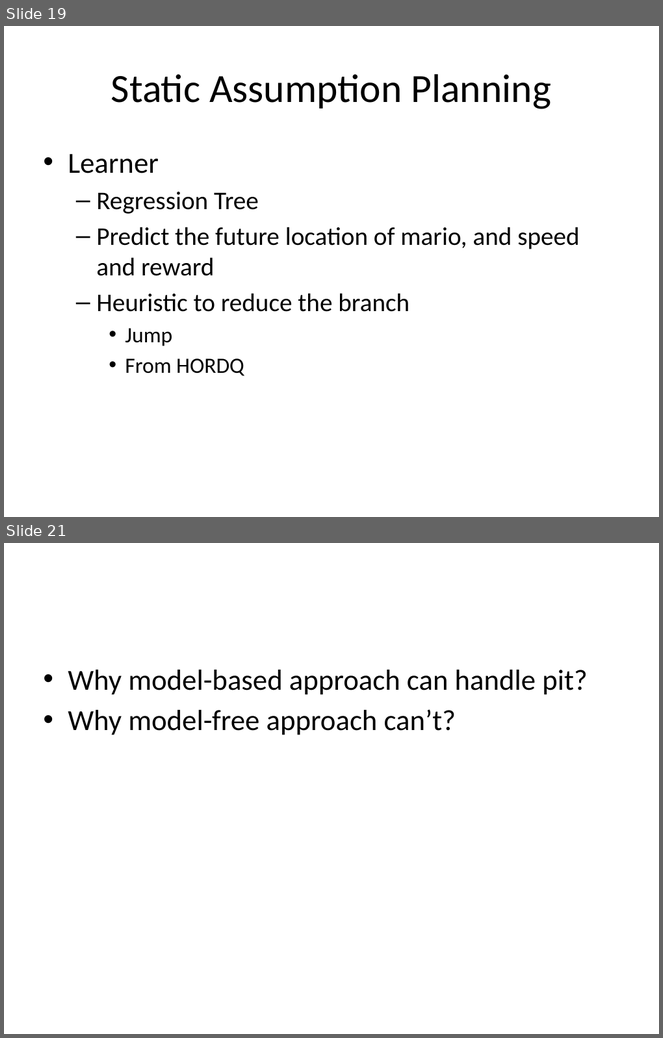
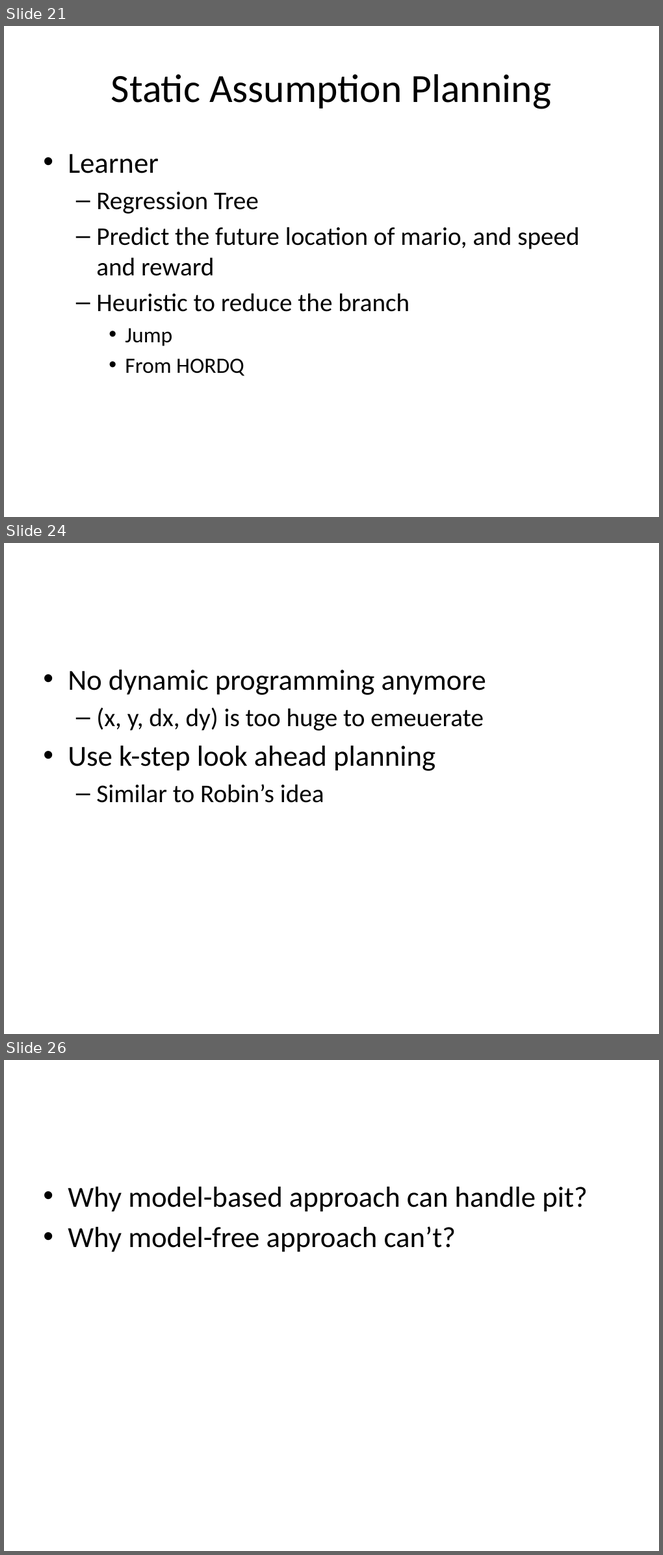
Before and after one commit to lono175/Thesis, a slide deck: OptimalPlanning.pptx. Shown one above the other, each under a label of ours: slides 19 and 21 before the commit, slides 21, 24 and 26 after it; the slides between them are not shown. The pictures are 663x1038 and 663x1555 pixels, drawn with LibreOffice and Linux fonts; fonts in the diff are those of the drawing. Boxes give left, top, right and bottom in pixels: in the first picture for what was removed or moved away, otherwise in the second. Text is boxed around its words. In the diff, an @@ line names an element or a change of style, - is before the commit and + after.

```diff
--- a/OptimalPlanning.pptx
+++ b/OptimalPlanning.pptx
@@ slide 24 added at <box>4,543,659,1034</box>, background #FFFFFF @@
@@ text added at <box>68,670,486,803</box>, 32 pt, text #000000 @@
+• No dynamic programming anymore
+  – (x, y, dx, dy) is too huge to emeuerate
+• Use k-step look ahead planning
+  – Similar to Robin’s idea
@@ what was slide 19 is now slide 21 @@
@@ what was slide 21 is now slide 26 @@
```
Also in this commit, not shown: 1 slide changed, 4 other slides added.
